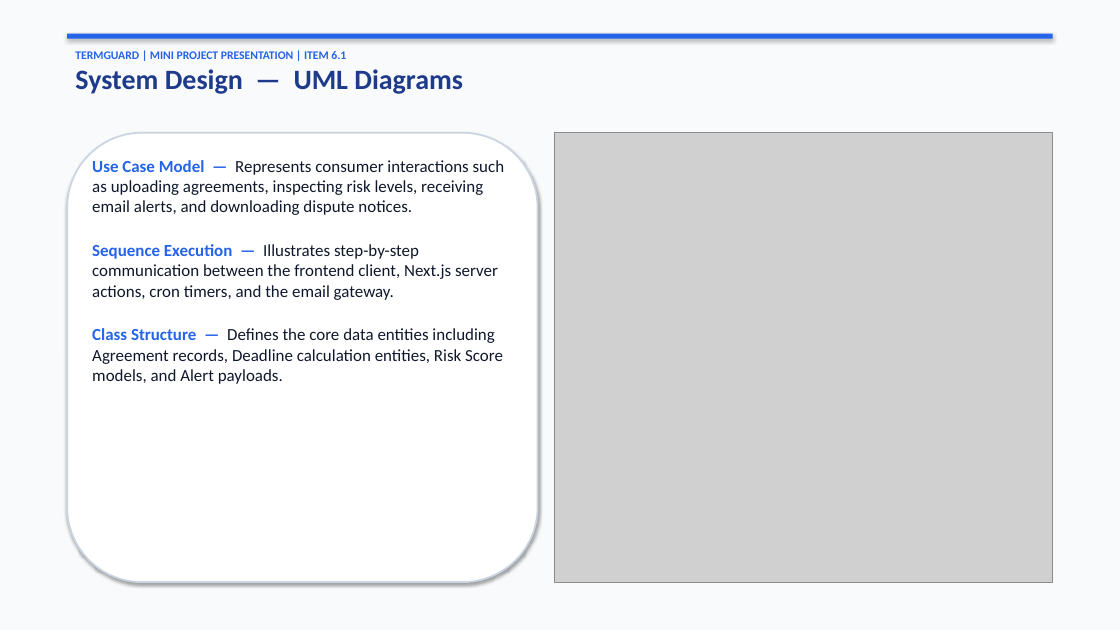
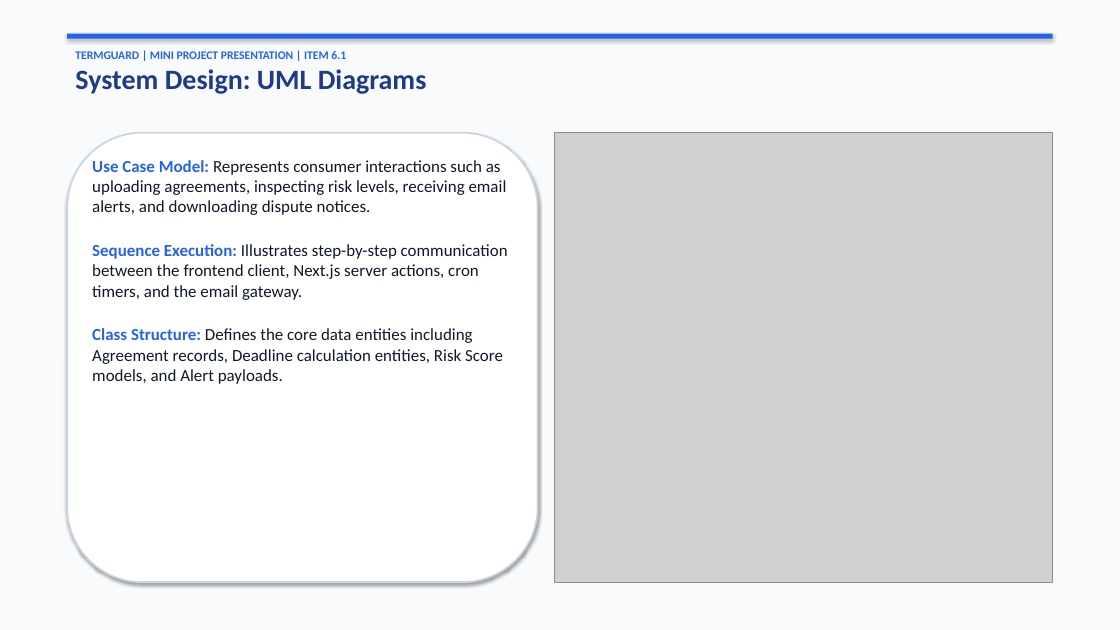
Before and after one commit to laxmiharshithrebally-a11y/TermGuard, a slide deck: slide 9 of TermGuard_Mini_Project_Presentation.pptx. Drawn at 1120x630 pixels with LibreOffice and Linux fonts; fonts in the diff are those of the drawing; grey boxes stand for pictures. Boxes give left, top, right and bottom in pixels: in the first picture for what was removed or moved away, otherwise in the second. Text is boxed around its words. In the diff, an @@ line names an element or a change of style, - is before the commit and + after.

```diff
--- a/TermGuard_Mini_Project_Presentation.pptx
+++ b/TermGuard_Mini_Project_Presentation.pptx
@@ text at bbox=[75, 69, 427, 94]: text changed @@
-System Design — UML Diagrams
+System Design: UML Diagrams
@@ text at bbox=[92, 160, 508, 384]: text changed @@
-Use Case Model — Represents consumer interactions such as uploading agreements, inspecting risk levels, receiving email alerts, and downloading dispute notices.
-Sequence Execution — Illustrates step-by-step communication between the frontend client, Next.js server actions, cron timers, and the email gateway.
-Class Structure — Defines the core data entities including Agreement records, Deadline calculation entities, Risk Score models, and Alert payloads.
+Use Case Model: Represents consumer interactions such as uploading agreements, inspecting risk levels, receiving email alerts, and downloading dispute notices.
+Sequence Execution: Illustrates step-by-step communication between the frontend client, Next.js server actions, cron timers, and the email gateway.
+Class Structure: Defines the core data entities including Agreement records, Deadline calculation entities, Risk Score models, and Alert payloads.
```
Also in this commit, not shown: 13 other slides changed, 1 other file.
